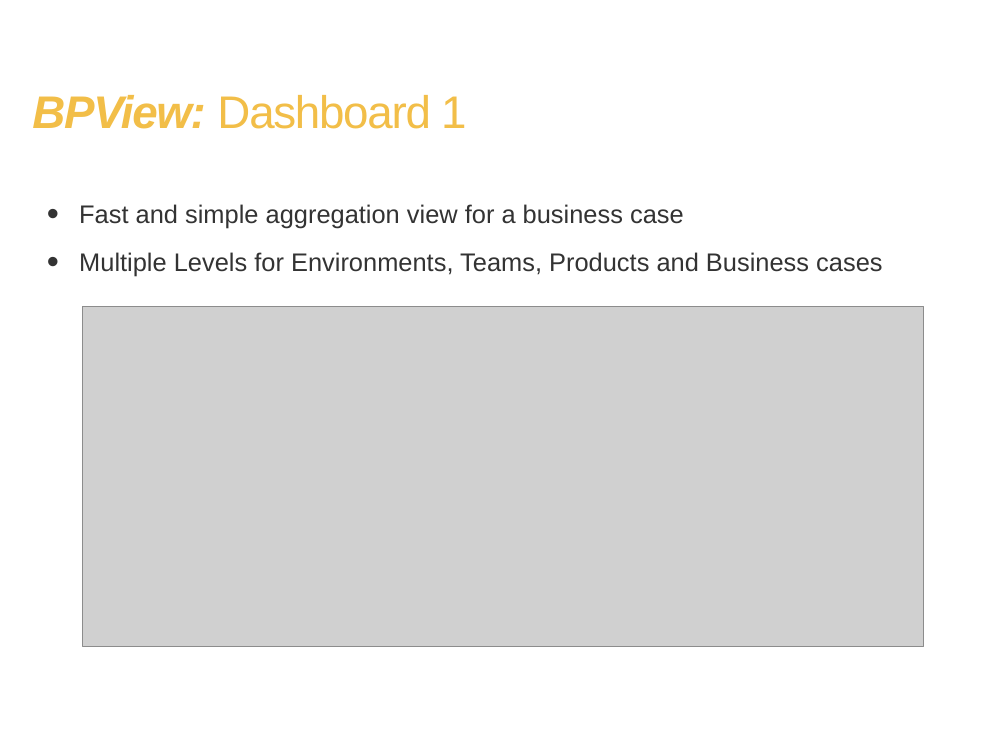
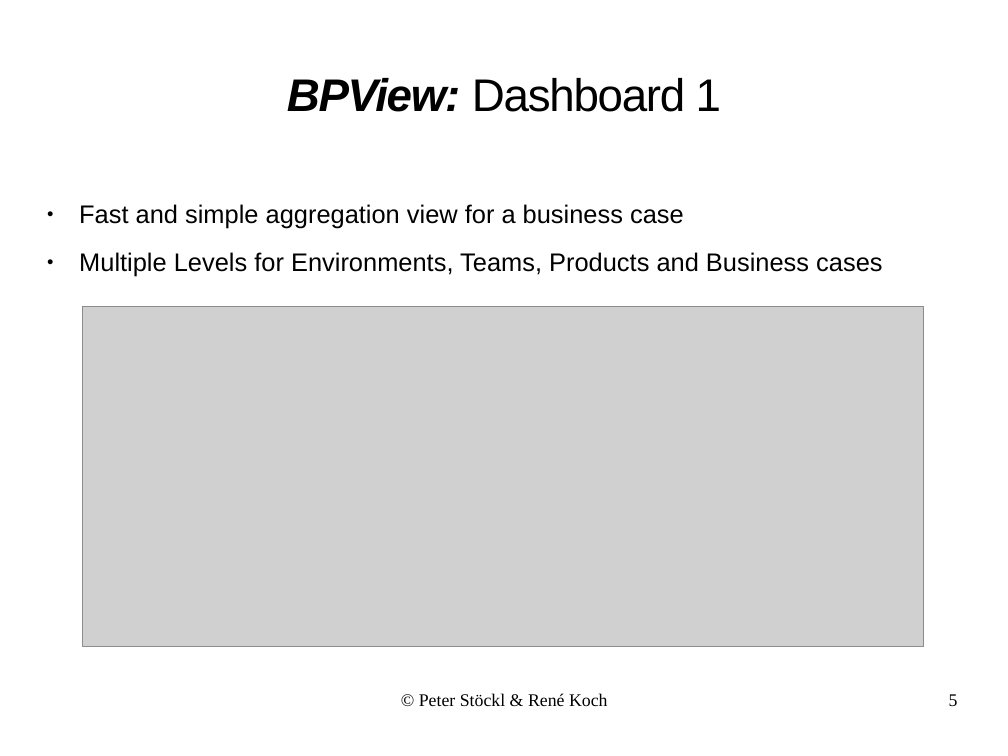
Before and after one commit to BPView/BPView, a slide deck: slide 5 of docs/BPView - The_Project.odp (slide 4 before the commit). Drawn at 1008x756 pixels with LibreOffice and Linux fonts; fonts in the diff are those of the drawing; grey boxes stand for pictures; background and template pictures are left out. Boxes give left, top, right and bottom in pixels: in the first picture for what was removed or moved away, otherwise in the second. Text is boxed around its words. In the diff, an @@ line names an element or a change of style, - is before the commit and + after.

```diff
--- a/docs/BPView - The_Project.odp
+++ b/docs/BPView - The_Project.odp
@@ title "BPView: Dashboard 1": place and size @@
-title "BPView: Dashboard 1" at <box>32,95,466,129</box>
+title "BPView: Dashboard 1" at <box>287,78,721,112</box>
@@ title "BPView: Dashboard 1" at <box>287,78,721,112</box>: text colour #F2BE48 to #000000; alignment left to centre @@
@@ text "Fast and simple aggregation view ..." at <box>79,204,882,277</box>: text colour #333333 to #000000; bullet • to ● @@
@@ text added at <box>419,693,608,706</box>, 14 pt, text #000000 @@
+© Peter Stöckl & René Koch
@@ page number added at <box>949,694,958,706</box>, 14 pt, text #000000 @@
+5
```
Also in this commit, not shown: 8 other slides changed, 3 slides added, 1 slide removed, 5 other files.
